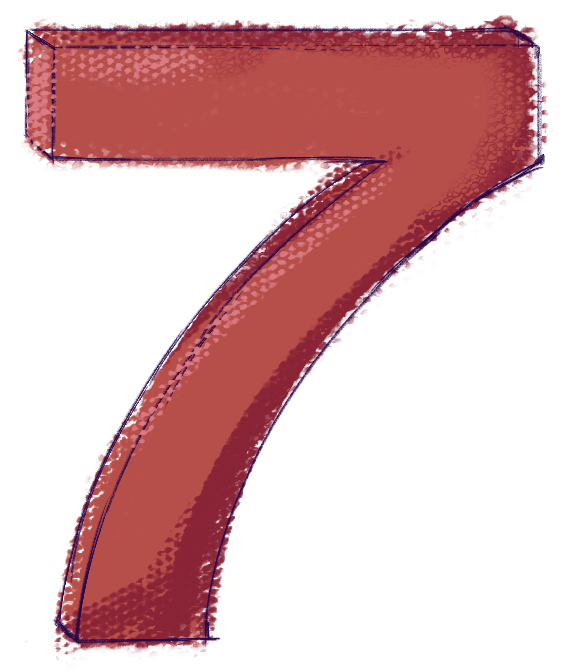
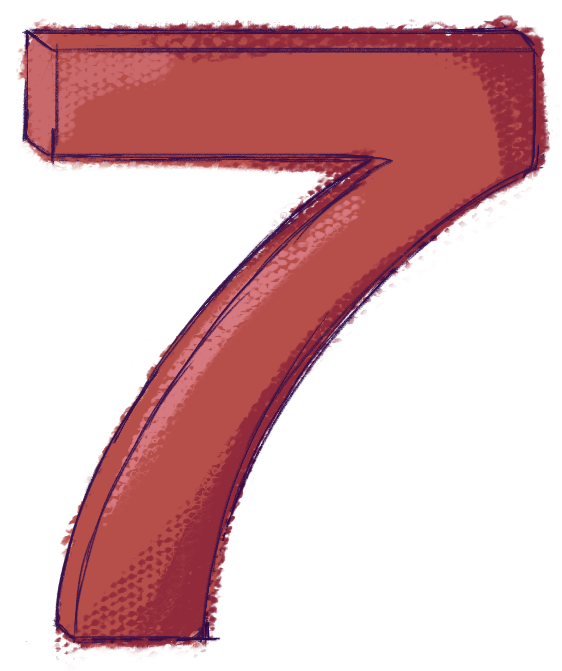
Layers edited between the first and the second 562x671 image:
showed "Layer 14" over [16, 25, 547, 646]
showed "Layer 13" over [20, 23, 551, 650]
